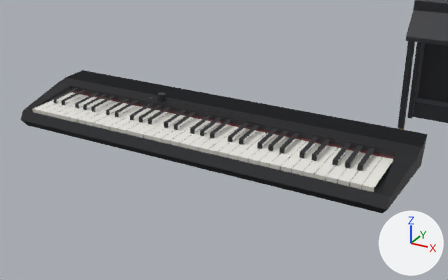
The Blender file models/gjh-casio-instruments/casio-instruments.blend, before and after one commit.
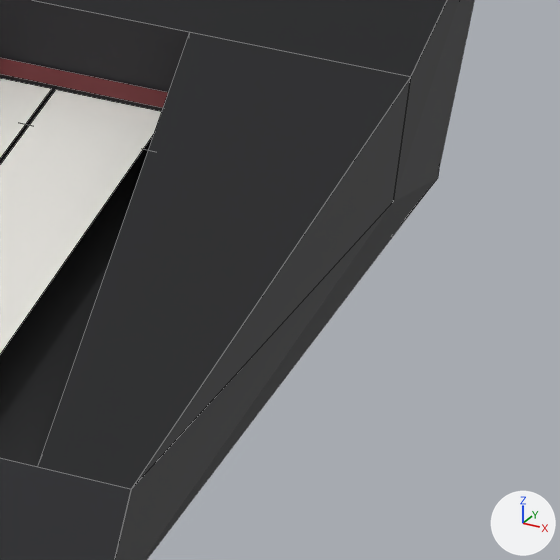
The first picture shows the older version from a 50 mm camera at (1.763, -0.535, 1.86) aimed at (1.14, 0.598, 1.294). The close-ups show the older and then the newer version on the part from 84% to 97% of the width and 53% to 73% of the height of that picture. Only the edits that show in the close-ups are written down. Lighting does not change. The marker at lower right points along +X, +Y and +Z. The close-ups show mesh edges as thin lines.

The first close-up shows 'Casio CT-S1BK'.
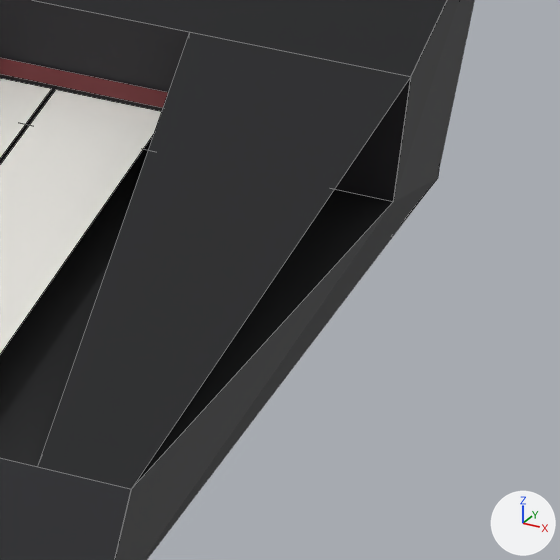
Changed parts and their boxes [x1, y1, x2, y2] in the close-ups (560 x 560 px):
part 1 of me_casio_ct_s1bk, deleted
    before: [131, 77, 411, 489]

Patch to the scene script:
```diff
--- a/models/gjh-casio-instruments/casio-instruments.blend.py
+++ b/models/gjh-casio-instruments/casio-instruments.blend.py
@@ me_casio_ct_s1bk @@
 # used by ob_casio_ct_s1bk; location = (1.1, 0.59, 1.28)
-me_casio_ct_s1bk.from_pydata(...)  # 640 vertices, 158 faces; spans x -0.465..0.465, y -0.129..0.129, z 0.0..0.083
+me_casio_ct_s1bk.from_pydata(...)  # 638 vertices, 157 faces; spans x -0.465..0.465, y -0.129..0.129, z 0.0..0.083
+# me_casio_ct_s1bk part 1: the loose piece of 3 vertices spanning x 0.451..0.465, y -0.117..0.023, z 0.037..0.064 is deleted
+# other edits to the shape of me_casio_ct_s1bk do not show in these pictures
 me_casio_ct_s1bk.materials.append(mat_casio_instruments_painted_finish)
```
